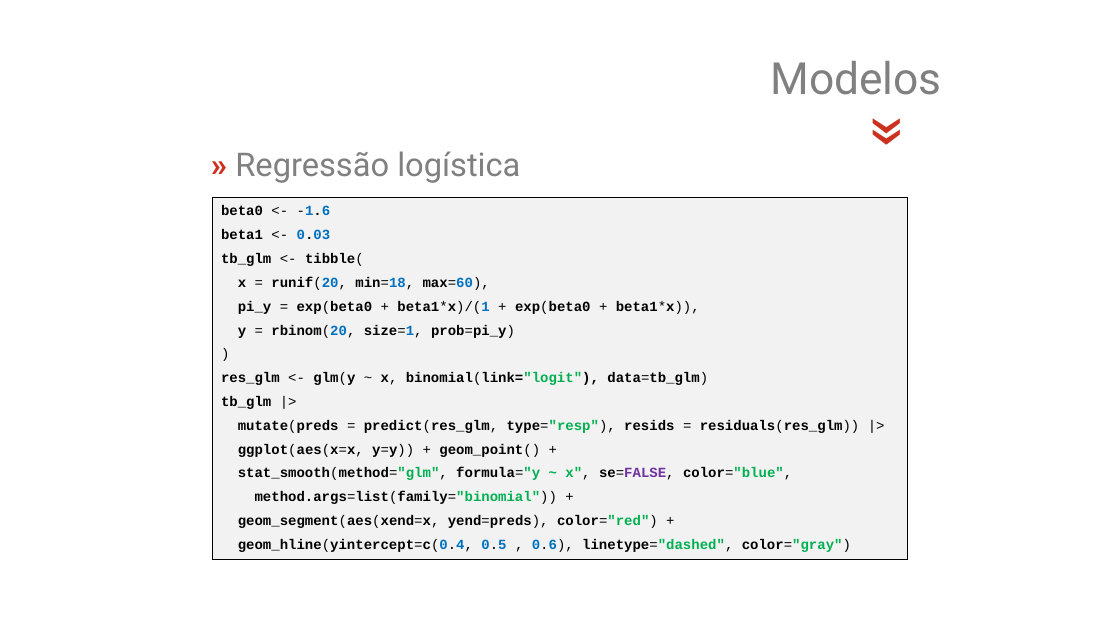
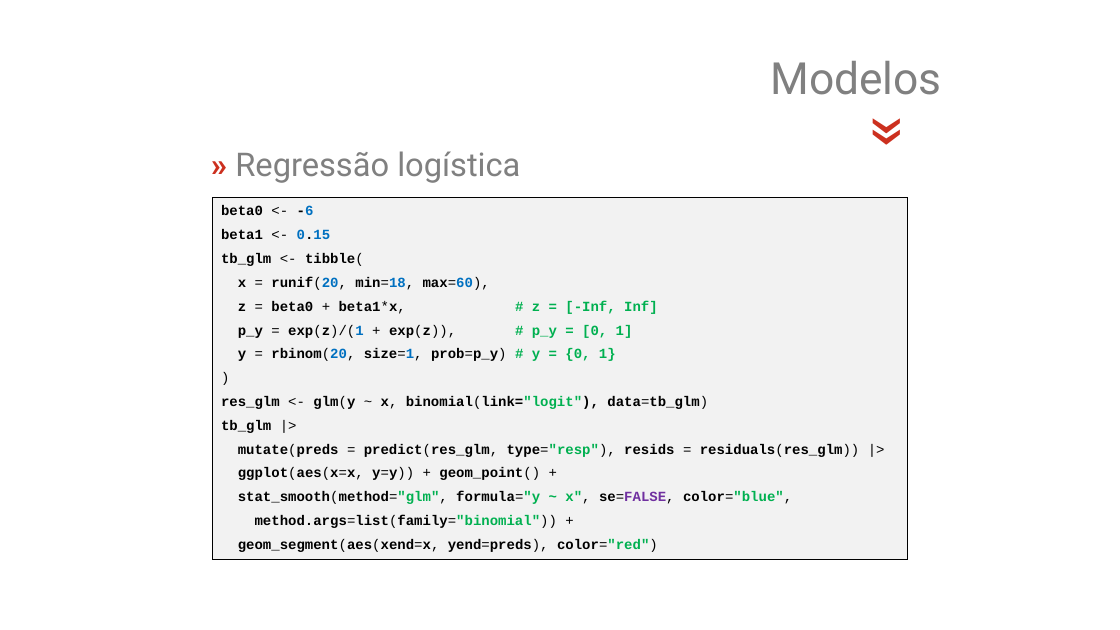
Before and after one commit to jsollari/DSR-II2026, a slide deck: slide 23 of docs/DSR-II2026_JL_slides.pptx (slide 28 before the commit). Drawn at 1120x630 pixels with LibreOffice and Linux fonts; fonts in the diff are those of the drawing; background and template pictures are left out. Boxes give left, top, right and bottom in pixels: in the first picture for what was removed or moved away, otherwise in the second. Text is boxed around its words. In the diff, an @@ line names an element or a change of style, - is before the commit and + after.

```diff
--- a/docs/DSR-II2026_JL_slides.pptx
+++ b/docs/DSR-II2026_JL_slides.pptx
@@ text in rectangle at (221,205,331,239): text changed @@
-beta0 <- -1.6
-beta1 <- 0.03
+beta0 <- -6
+beta1 <- 0.15
@@ text in rectangle at (238,301,658,361): text changed @@
-pi_y = exp(beta0 + beta1*x)/(1 + exp(beta0 + beta1*x)),
-y = rbinom(20, size=1, prob=pi_y)
+z = beta0 + beta1*x, # z = [-Inf, Inf]
+p_y = exp(z)/(1 + exp(z)), # p_y = [0, 1]
+y = rbinom(20, size=1, prob=p_y) # y = {0, 1}
@@ text in rectangle at (238,539,658,552): text changed @@
-geom_segment(aes(xend=x, yend=preds), color="red") +
-geom_hline(yintercept=c(0.4, 0.5 , 0.6), linetype="dashed", color="gray")
+geom_segment(aes(xend=x, yend=preds), color="red")
```
Also in this commit, not shown: 11 other slides changed, 2 slides added, 5 slides removed, 23 other files.
